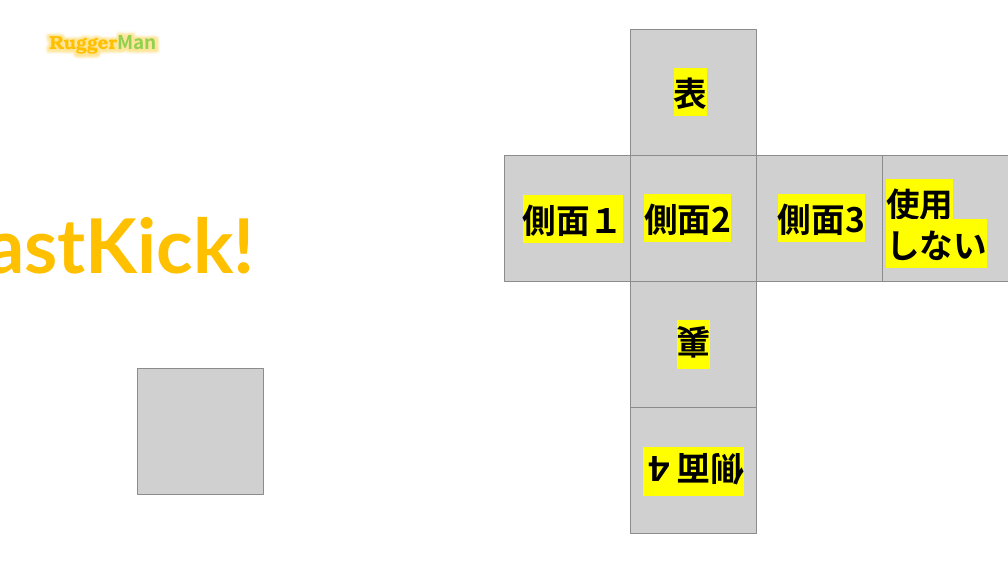
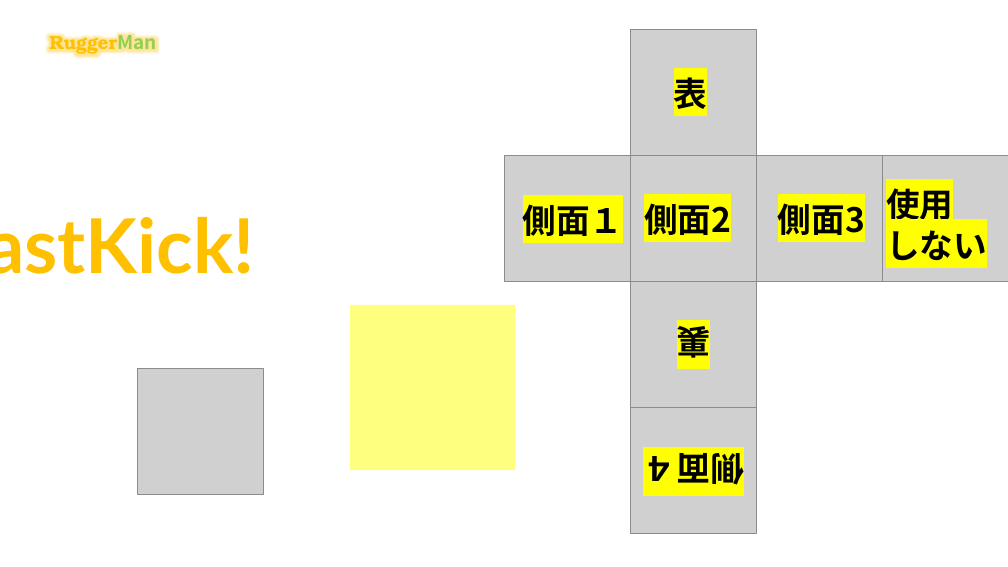
Before and after one commit to OKKU-Okuda/HEW, a slide deck: slide 1 of HEW/data/TEXTURE/ロゴ作成.pptx. Drawn at 1008x567 pixels with LibreOffice and Linux fonts; fonts in the diff are those of the drawing; grey boxes stand for pictures. Boxes give left, top, right and bottom in pixels: in the first picture for what was removed or moved away, otherwise in the second. Text is boxed around its words. In the diff, an @@ line names an element or a change of style, - is before the commit and + after.

```diff
--- a/HEW/data/TEXTURE/ロゴ作成.pptx
+++ b/HEW/data/TEXTURE/ロゴ作成.pptx
@@ rectangle added at (x1=350, y1=305, x2=515, y2=470), fill #FFFF00 at 50% opacity @@
```
Also in this commit, not shown: 7 other files.
